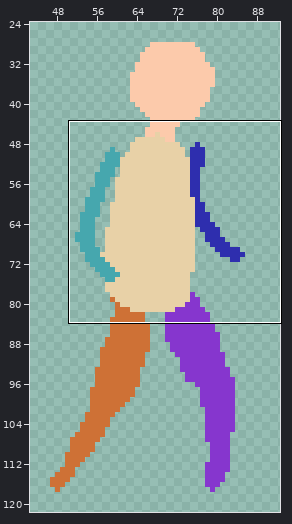
Edited in one commit: pixel-art file (ChronoHunt/Prototype #2/Assets/Art Assets/Pixel Art Templates/Dodge/Dodge_Right/Player_Dodge_Right.aseprite). Above: a wide view before the commit, with the close-up outlined.
Close-up. Old version:
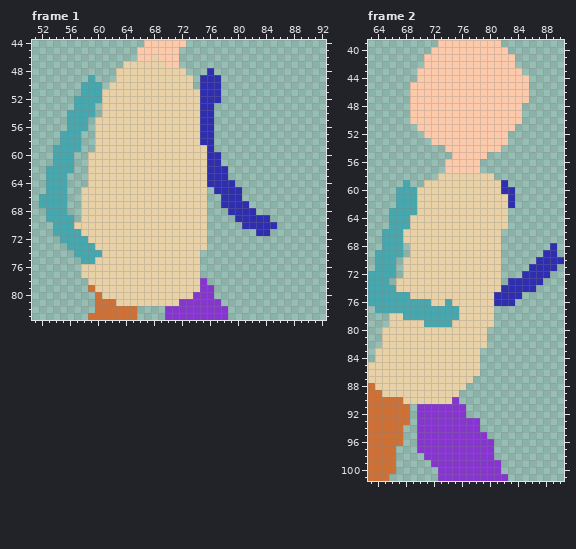
128x128 pixels, 11 frames. Shown: frame 1: x 51..92, y 44..83; frame 2: x 63..90, y 39..101. The wide view leaves out empty margins. The commit also changed other frames or places, which this record leaves out.
After the commit:
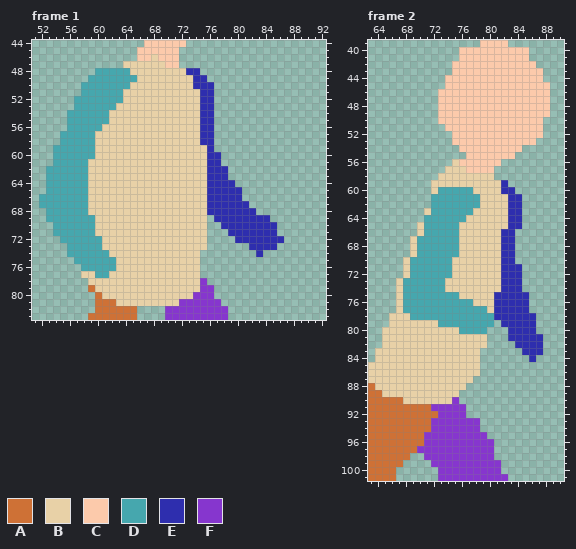
Palette (. is transparent): A #ce7136  B #e8d1a7  C #fccaab  D #46a7ae  E #2e2eae  F #8636ce
The edit:
Changed rows in their new state; - is an unchanged pixel.
Frame 1, layers "Right Arm", "Left Arm":
first column x 56:
48 ----DDDDD--------EE-.----------
49 ----DDDDDD--------E-..---------
50 -----DDDD---------E--.---------
51 -----DDD-------------.---------
52 -----DDD-------------.---------
53 ----DDD------------------------
54 ----DD-------------------------
55 ---DDD-------------------------
56 ---DD--------------------------
57 --DD---------------------------
58 --DD---------------------------
59 --DD---------------------------
60 -DDD---------------------------
61 -DD----------------------------
62 -DD----------------------------
63 DDD----------------------------
64 DDD----------------------------
65 DDD-----------------E----------
66 DDD-----------------EE---------
67 DDD-----------------EE---------
68 DDD-----------------EEE--------
69 -DDD-----------------EEE-------
70 -DDD------------------EEE------
71 --DD-------------------EEEE--E-
72 ---DD-------------------EEEEEEE
73 ----D---------------------EEEE-
74 D----D---------------------E---
75 -D--DDD------------------------
76 --DDDDD------------------------
77 ----DD-------------------------
Frame 2:
first column x 63:
 39 ----------......---C--------
 40 ---------....-------CCC-----
 41 --------.....--------CC-----
 42 --------....---------CCC----
 43 -------.....----------CCC---
 44 -------....------------CC---
 45 ------.....------------CCC--
 46 ------....-------------CCC--
 47 ------....-------------CCC--
 48 ------....------------CCCC--
 49 ------....------------CCCC--
 50 ------....------------CCC---
 51 -------....----------CCCC---
 52 --------....--------CCCCC---
 53 ---------...--------CCCC----
 54 -----------..------CCC------
 55 ------------..---CCCC-------
 56 -----------.B---CCC---------
 57 -----------BBB--CC----------
 59 -----.--.-------------------
 60 ----.....-DDDDD-------------
 61 ----.....DDDDDDD-----E------
 62 ----.....DDDDDDD-----E------
 63 ---.....-DDDDDD-----EE------
 64 ---.....DDDDDD------EE------
 65 ---....-DDDDD-------EE------
 66 --.....-DDDDD------EE-------
 67 --....-DDDDDD------EE-------
 68 --...--DDDDDD------EE-----.-
 69 -....--DDDDDD------EE----..-
 70 -...--DDDDDD-------EE---....
 71 -...--DDDDDD-------EEE-....-
 72 ....--DDDDDD-------EEE....--
 73 ...--DDDDDD--------E--...---
 74 ....-DDDDDD-----------..----
 75 ....B-DDDDDDD---------E-----
 76 ....B----DD-DDD------EE-----
 77 -...B--------DDDD-EEEEE-----
 78 -----B-------DDDDDEEEEEE----
 79 --------BB--DDDDDD-EEEEE----
 80 -------------DDDD---EEEE----
 81 --------------------EEEEE---
 82 ---------------------EEEE---
 83 ----------------------EEE---
 84 -----------------------E----
first column x 66:
 91 ---AAA-
 92 ---AAAA
 93 ---AAA-
 94 --AAAA-
 95 --AAA--
 96 --AAA--
 97 -AAA---
 98 -AA----
 99 -A-----
101 A------
Changed places in both close-ups, as pixel boxes (x1, y1, x2, y2):
changed: (67, 68, 137, 278)
changed: (186, 68, 221, 103)
added: (207, 187, 284, 257)
changed: (368, 40, 564, 362)
changed: (389, 404, 438, 481)
